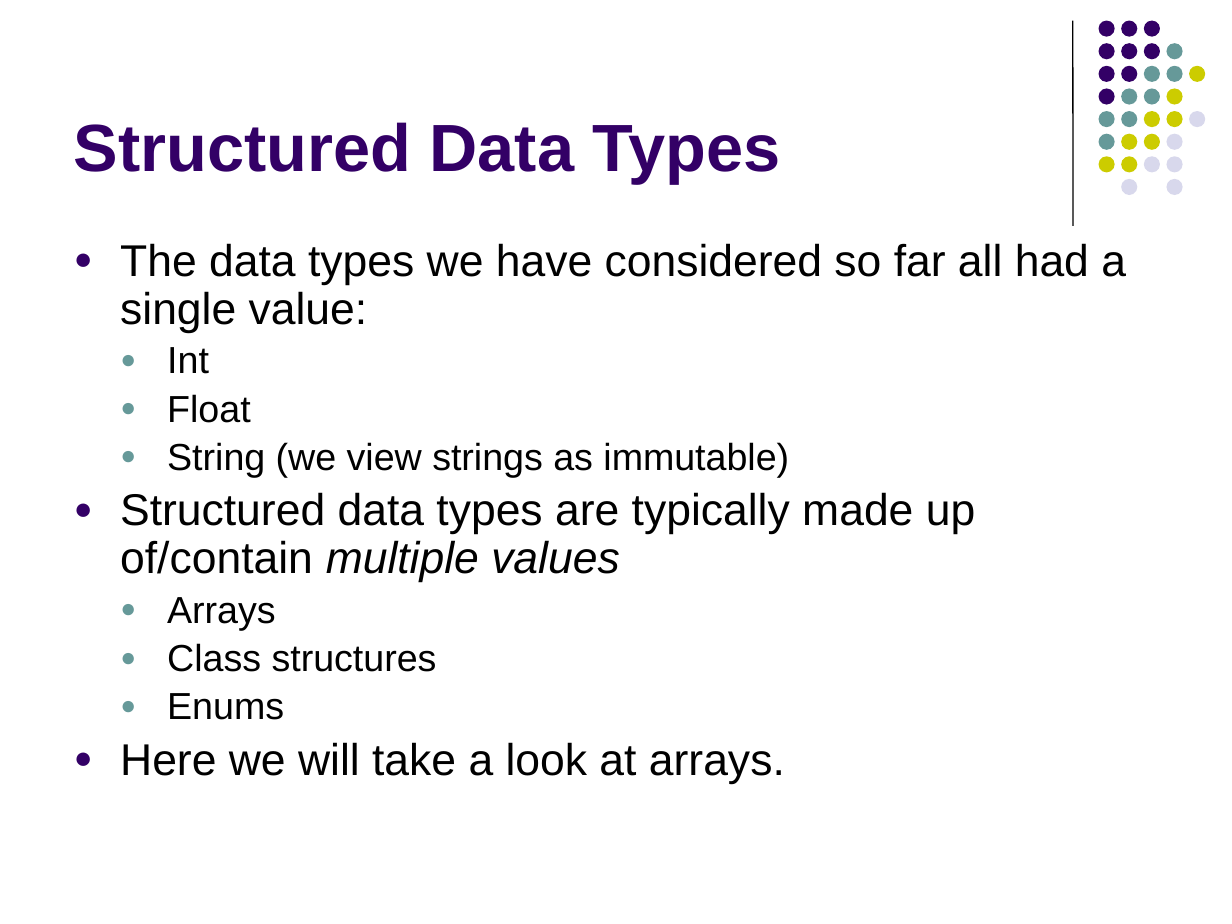
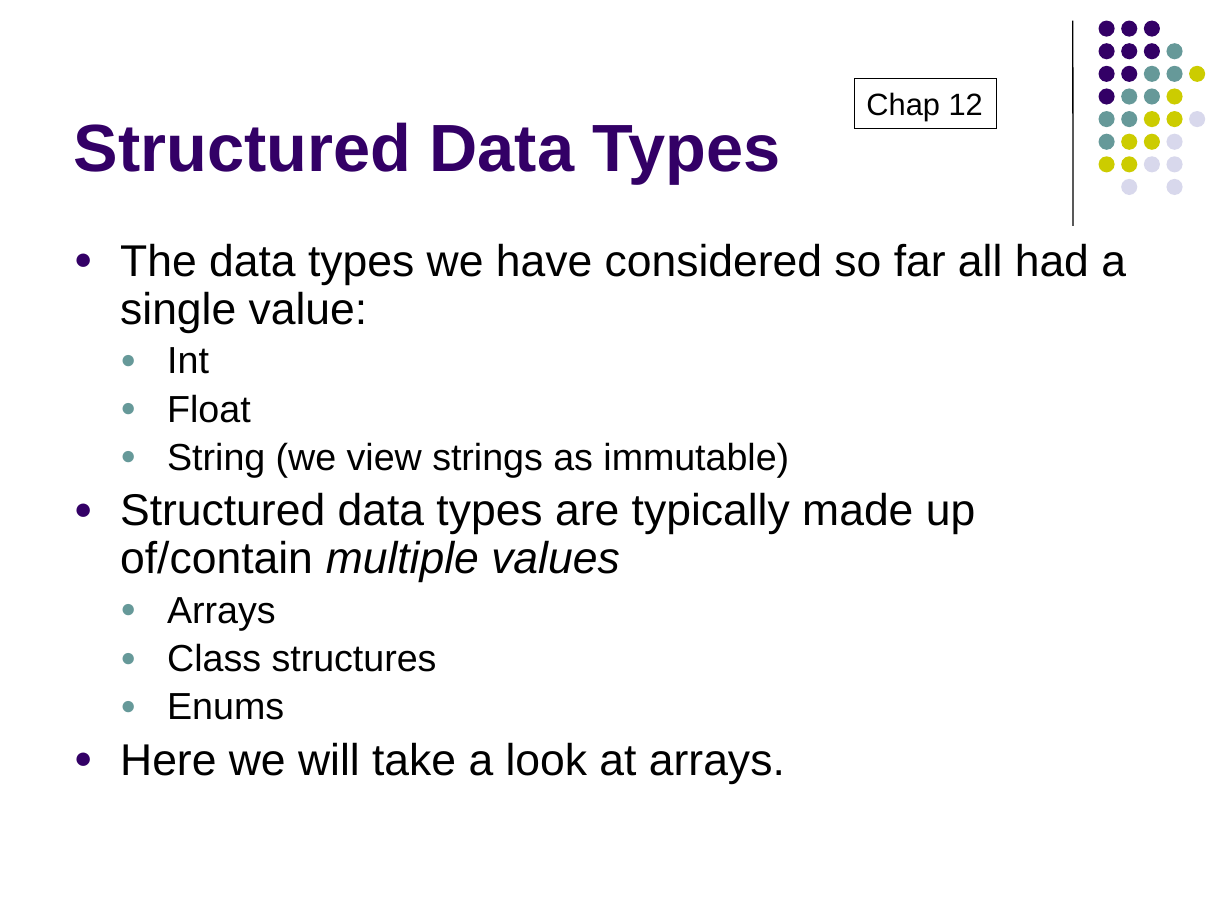
Before and after one commit to lutzhamel/CSC402, a slide deck: slide 1 of notes/csc402-ln019.pptx. Drawn at 1232x924 pixels with LibreOffice and Linux fonts; fonts in the diff are those of the drawing. Boxes give left, top, right and bottom in pixels: in the first picture for what was removed or moved away, otherwise in the second. Text is boxed around its words. In the diff, an @@ line names an element or a change of style, - is before the commit and + after.

```diff
--- a/notes/csc402-ln019.pptx
+++ b/notes/csc402-ln019.pptx
@@ rectangle added at [854,79,997,128], outline #000000 0.75 pt, 18 pt, text #000000 @@
+Chap 12
```
Also in this commit, not shown: 1 other file.
